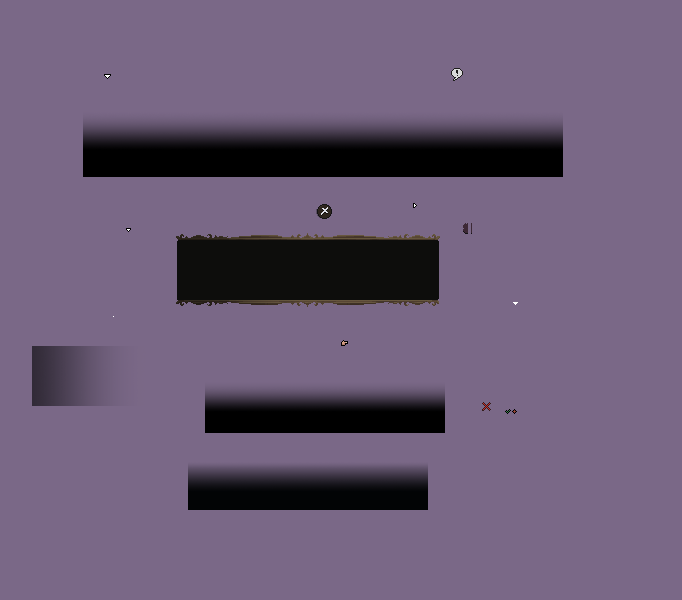
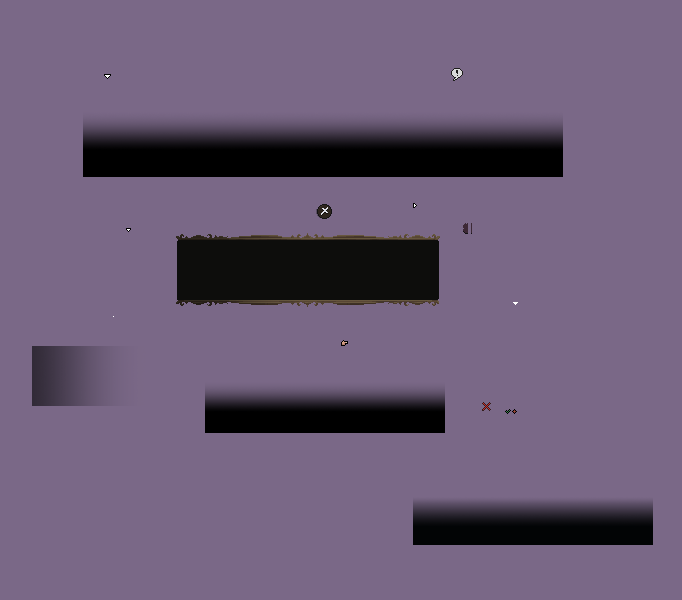
Layer changes from the first 682px x 600px image to the second:
painted on "EchoBackground.png" over box(188, 463, 653, 545)
